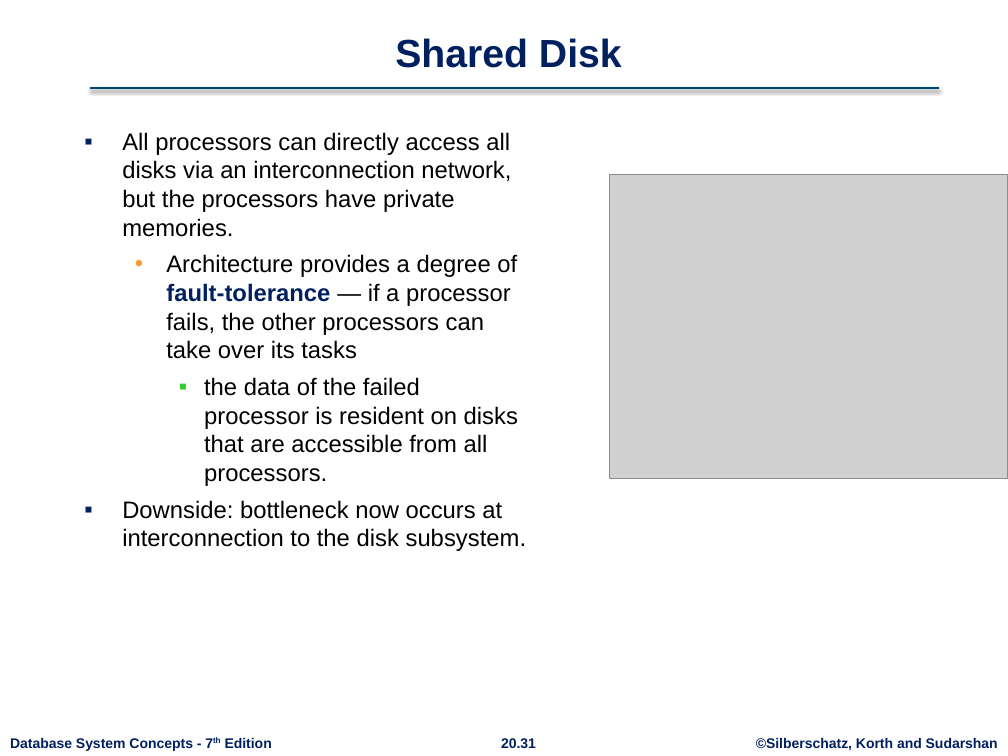
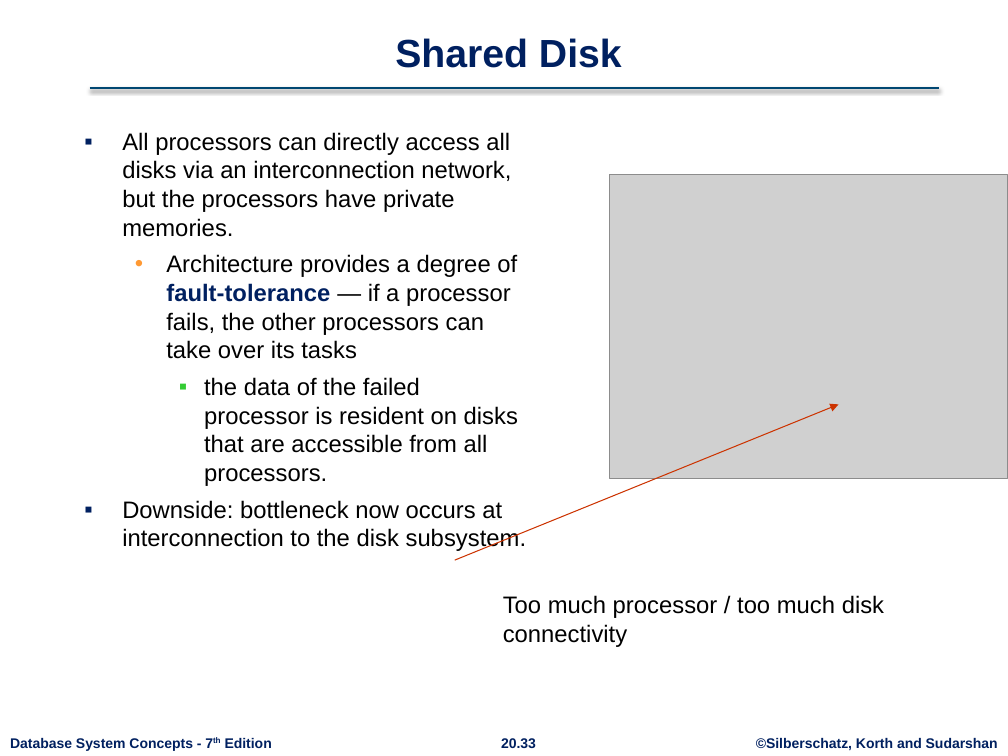
Before and after one commit to rizveeredwan/course-contents, a slide deck: slide 33 of CSE-3104/Slides/ch20.pptx (slide 31 before the commit). Drawn at 1008x756 pixels with LibreOffice and Linux fonts; fonts in the diff are those of the drawing; grey boxes stand for pictures; background and template pictures are left out. Boxes give left, top, right and bottom in pixels: in the first picture for what was removed or moved away, otherwise in the second. Text is boxed around its words. In the diff, an @@ line names an element or a change of style, - is before the commit and + after.

```diff
--- a/CSE-3104/Slides/ch20.pptx
+++ b/CSE-3104/Slides/ch20.pptx
@@ arrow added from (455, 560) to (839, 404), #CC3300 0.75 pt @@
@@ text added at (x1=503, y1=595, x2=884, y2=647), 17 pt, text #000000 @@
+Too much processor / too much disk connectivity
@@ page number at (x1=501, y1=738, x2=536, y2=748): text changed @@
-20.31
+20.33
```
Also in this commit, not shown: 9 other slides changed, 4 slides added, 2 slides removed.
